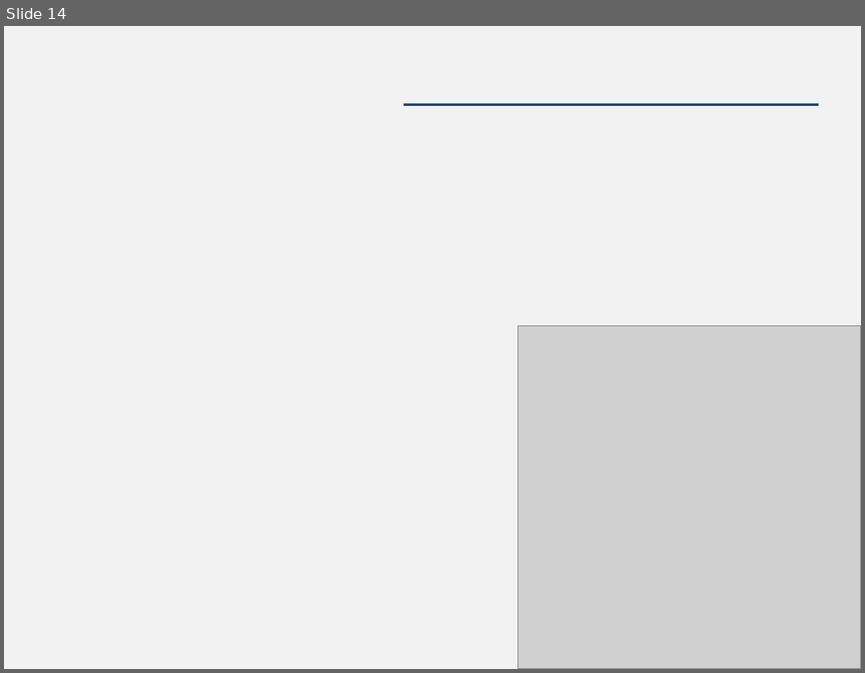
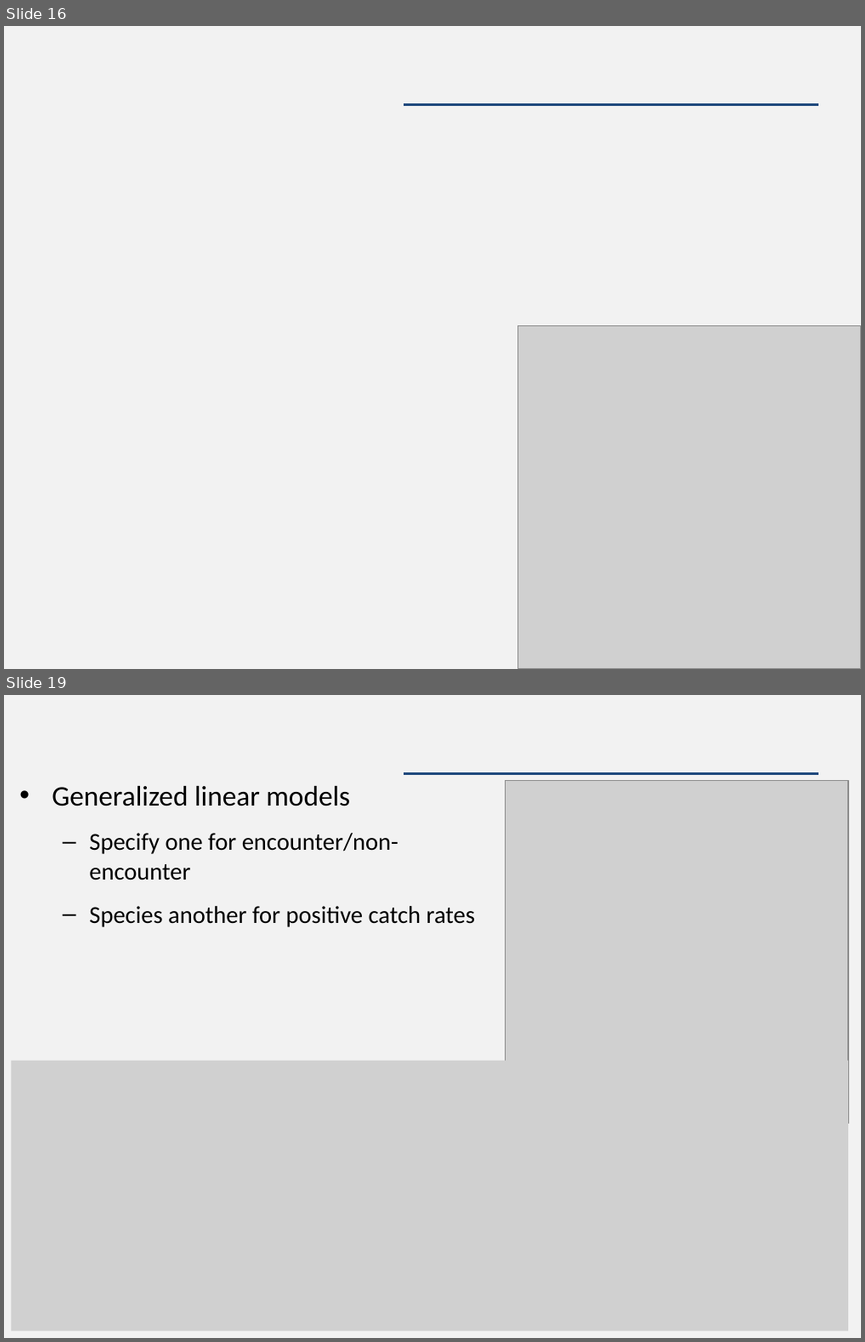
Before and after one commit to James-Thorson/2018_FSH556, a slide deck: Week 1 -- Likelihoods and linear models/Lab 1/Lab 1 -- Generalized linear models.pptx. Shown one above the other, each under a label of ours: slide 14 before the commit, slides 16 and 19 after it; the slides between them are not shown. The pictures are 865x673 and 865x1342 pixels, drawn with LibreOffice and Linux fonts; fonts in the diff are those of the drawing; grey boxes stand for pictures. Boxes give left, top, right and bottom in pixels: in the first picture for what was removed or moved away, otherwise in the second. Text is boxed around its words. In the diff, an @@ line names an element or a change of style, - is before the commit and + after.

```diff
--- a/Week 1 -- Likelihoods and linear models/Lab 1/Lab 1 -- Generalized linear models.pptx
+++ b/Week 1 -- Likelihoods and linear models/Lab 1/Lab 1 -- Generalized linear models.pptx
@@ slide 19 added at bbox=[4, 695, 861, 1338], background #F2F2F2; not listed: 1 template element that a slide beside it also shows @@
@@ text added at bbox=[52, 786, 475, 927], 20.4 pt, text #000000 @@
+• Generalized linear models
+  – Specify one for encounter/non-encounter
+  – Species another for positive catch rates
@@ picture added at bbox=[506, 781, 848, 1123] @@
@@ picture added at bbox=[11, 1060, 848, 1330] @@
@@ what was slide 14 is now slide 16 @@
```
Also in this commit, not shown: 2 slides changed, 4 other slides added, 1 slide removed, 3 other files.
